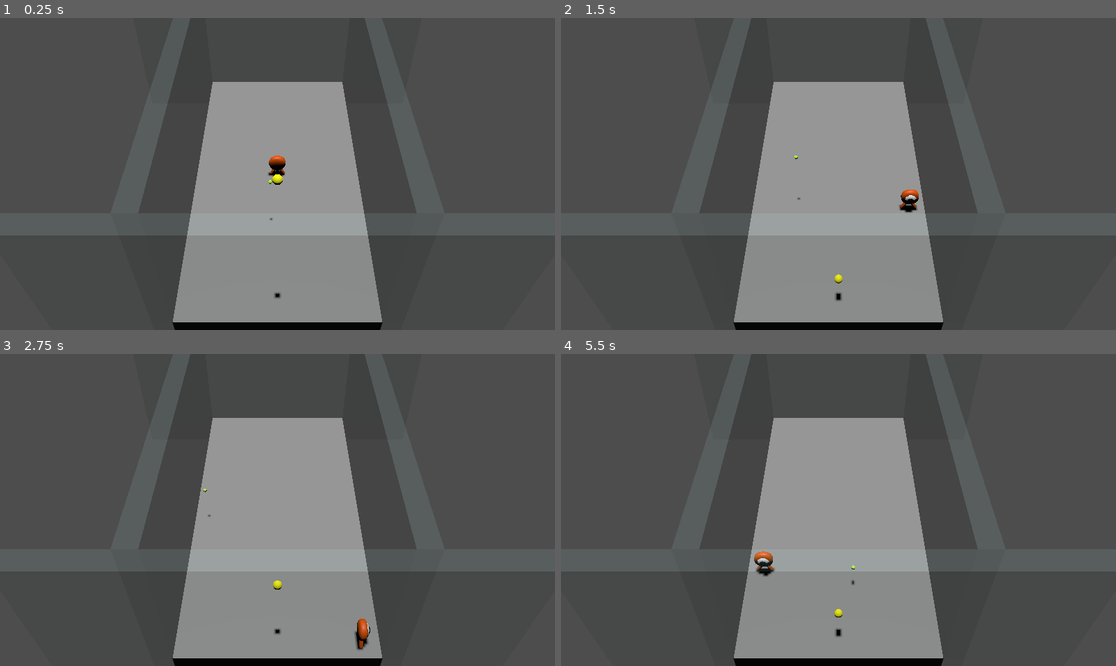
Above: before the commit, frames 1-4 (two rows, left to right).
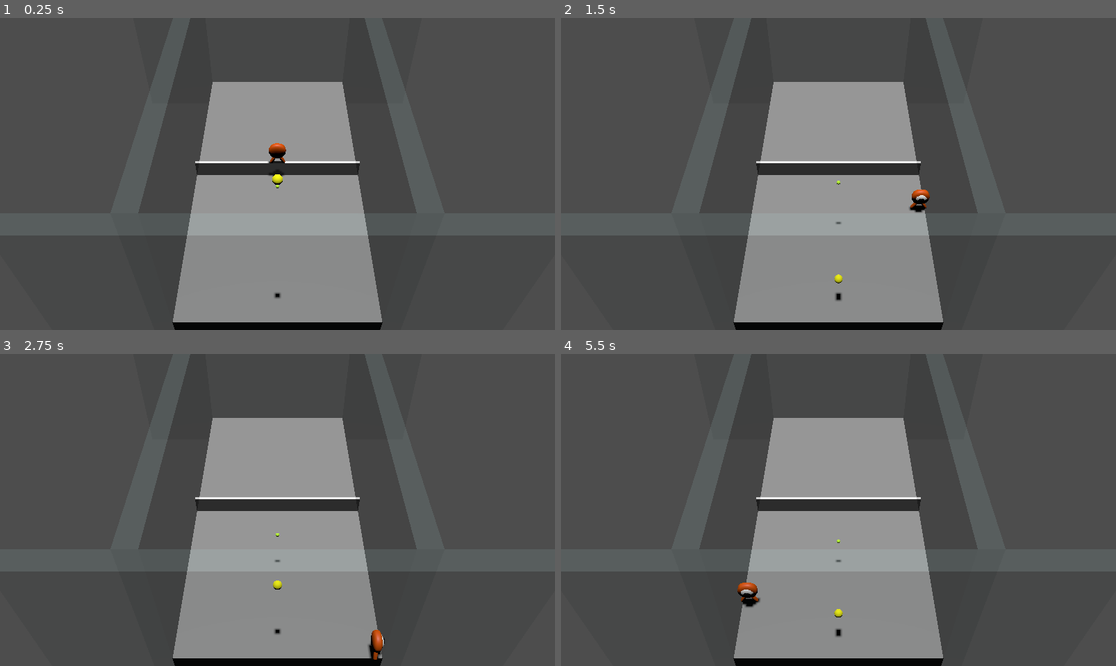
Above: after the commit, the same moments.

Repository: nicolassantibanez/padel-arcade
Game: Godot game, scene res://main.tscn
Two runs of this game, one before a commit and one after it. Both use one fixed random seed, a clock stepped at 60 frames per second and the inputs below.
Inputs:
- Up to frame 1 (0.25 s): no input
- Up to frame 2 (1.5 s): hold Right (move_right) 0.53-1.28 s; tap Enter at 1.25 s; hold Down (move_back) from 1.28 s (still down)
- Up to frame 3 (2.75 s): release Down (move_back) at 2.03 s; hold Right (move_right) from 2.03 s (still down)
- Up to frame 4 (5.5 s): tap Space at 2.75 s; release Right (move_right) at 2.78 s; hold Up (move_forward) 2.78-3.53 s; hold Left (move_left) 3.53-5.03 s; tap Enter at 5 s; hold Down (move_back) from 5.03 s (still down)

The runs differ from the first frame. In frame 1, 1.4% of the frame differs, in the area x 35-65%, y 40-65%; in frame 2, 1.6%; in frame 3, 1.7%; in frame 4, 1.8%, in the area x 31-65%, y 45-82%.

Commit message:
wip: ball thrower

Diff:
--- a/ball.gd
+++ b/ball.gd
@@ -13,10 +13,10 @@
 	pass # Replace with function body.
 
 func _physics_process(delta):
-	if direction == Vector3.ZERO:
-		var rand_angle = randf() * PI
-		# direction = Vector3(0, 1, -1).rotated(Vector3.UP, rand_angle - rand_angle / 2)
-		direction = Vector3.FORWARD.rotated(Vector3.UP, rand_angle - rand_angle / 2)
+	if direction != Vector3.ZERO:
+		# var rand_angle = randf() * PI
+		# # direction = Vector3(0, 1, -1).rotated(Vector3.UP, rand_angle - rand_angle / 2)
+		# direction = Vector3.FORWARD.rotated(Vector3.UP, rand_angle - rand_angle / 2)
 		target_velocity = direction * speed
 	# var motion = speed * direction * delta
 
--- /dev/null
+++ b/ball_thrower.gd
@@ -0,0 +1,13 @@
+extends StaticBody3D
+
+
+var ball_scene: Resource = preload("res://ball_thrower.tscn")
+
+# Called when the node enters the scene tree for the first time.
+func _ready():
+	pass # Replace with function body.
+
+
+# Called every frame. 'delta' is the elapsed time since the previous frame.
+func _process(delta):
+	pass
--- /dev/null
+++ b/ball_thrower.tscn
@@ -0,0 +1,40 @@
+[gd_scene load_steps=7 format=3 uid="uid://dg7kca4v4jeq8"]
+
+[ext_resource type="Script" path="res://ball_thrower.gd" id="1_iesqs"]
+
+[sub_resource type="BoxShape3D" id="BoxShape3D_il2gy"]
+size = Vector3(1, 1.50195, 1.47998)
+
+[sub_resource type="StandardMaterial3D" id="StandardMaterial3D_p53py"]
+albedo_color = Color(0.235294, 0.235294, 0.235294, 1)
+
+[sub_resource type="CylinderMesh" id="CylinderMesh_phsd4"]
+material = SubResource("StandardMaterial3D_p53py")
+top_radius = 0.2
+bottom_radius = 0.2
+height = 1.5
+
+[sub_resource type="StandardMaterial3D" id="StandardMaterial3D_quwqd"]
+albedo_color = Color(0.811765, 0.407843, 0.145098, 1)
+
+[sub_resource type="BoxMesh" id="BoxMesh_2gl2n"]
+material = SubResource("StandardMaterial3D_quwqd")
+
+[node name="BallThrower" type="StaticBody3D"]
+script = ExtResource("1_iesqs")
+
+[node name="CollisionShape3D" type="CollisionShape3D" parent="."]
+shape = SubResource("BoxShape3D_il2gy")
+
+[node name="Pivot" type="Node3D" parent="."]
+transform = Transform3D(1, 0, 0, 0, 1, 0, 0, 0, 1, 0, 0, 0.164774)
+
+[node name="Cannon" type="MeshInstance3D" parent="Pivot"]
+transform = Transform3D(1, 0, 0, 0, 0.258819, 0.965926, 0, -0.965926, 0.258819, 0, 0.39375, -0.206471)
+mesh = SubResource("CylinderMesh_phsd4")
+skeleton = NodePath("../..")
+
+[node name="Base" type="MeshInstance3D" parent="Pivot"]
+transform = Transform3D(1, 0, 0, 0, 1, 0, 0, 0, 1, 0, -0.25, 0)
+mesh = SubResource("BoxMesh_2gl2n")
+skeleton = NodePath("../..")
--- a/main.tscn
+++ b/main.tscn
@@ -1,14 +1,17 @@
-[gd_scene load_steps=8 format=3 uid="uid://bgtwx06jb5omh"]
+[gd_scene load_steps=12 format=3 uid="uid://bgtwx06jb5omh"]
 
 [ext_resource type="PackedScene" uid="uid://wje7b75353br" path="res://ballv_2.tscn" id="1_7lfum"]
 [ext_resource type="PackedScene" uid="uid://bxjkarins58op" path="res://player.tscn" id="1_xs617"]
 [ext_resource type="PackedScene" uid="uid://bhrsdylp2ttbm" path="res://ball.tscn" id="2_dby3c"]
 
-[sub_resource type="BoxShape3D" id="BoxShape3D_dlwry"]
+[sub_resource type="BoxShape3D" id="BoxShape3D_pvtli"]
 size = Vector3(10, 2, 20)
 
 [sub_resource type="BoxMesh" id="BoxMesh_5hvn4"]
 size = Vector3(10, 2, 20)
+
+[sub_resource type="BoxShape3D" id="BoxShape3D_dlwry"]
+size = Vector3(10, 1, 20)
 
 [sub_resource type="StandardMaterial3D" id="StandardMaterial3D_n0t8i"]
 transparency = 1
@@ -18,13 +21,24 @@
 material = SubResource("StandardMaterial3D_n0t8i")
 size = Vector3(10, 1, 20)
 
+[sub_resource type="BoxShape3D" id="BoxShape3D_7q12n"]
+size = Vector3(10, 1, 0.2)
+
+[sub_resource type="StandardMaterial3D" id="StandardMaterial3D_j4vuu"]
+transparency = 1
+albedo_color = Color(1, 1, 1, 0.847059)
+
+[sub_resource type="BoxMesh" id="BoxMesh_1isxm"]
+material = SubResource("StandardMaterial3D_j4vuu")
+size = Vector3(10, 1, 0.2)
+
 [node name="Main" type="Node"]
 
 [node name="Ground" type="StaticBody3D" parent="."]
 transform = Transform3D(1, 0, 0, 0, 1, 0, 0, 0, 1, 0, -1, 0)
 
 [node name="CollisionShape3D" type="CollisionShape3D" parent="Ground"]
-shape = SubResource("BoxShape3D_dlwry")
+shape = SubResource("BoxShape3D_pvtli")
 
 [node name="MeshInstance3D" type="MeshInstance3D" parent="Ground"]
 mesh = SubResource("BoxMesh_5hvn4")
@@ -87,3 +101,12 @@
 
 [node name="Ballv2" parent="." instance=ExtResource("1_7lfum")]
 transform = Transform3D(1, 0, 0, 0, 1, 0, 0, 0, 1, 0, 3.41916, 4)
+
+[node name="Net" type="StaticBody3D" parent="."]
+transform = Transform3D(1, 0, 0, 0, 1, 0, 0, 0, 1, 0, 0.5, 0)
+
+[node name="CollisionShape3D" type="CollisionShape3D" parent="Net"]
+shape = SubResource("BoxShape3D_7q12n")
+
+[node name="MeshInstance3D" type="MeshInstance3D" parent="Net"]
+mesh = SubResource("BoxMesh_1isxm")
--- a/player.tscn
+++ b/player.tscn
@@ -4,13 +4,13 @@
 [ext_resource type="PackedScene" uid="uid://co3vt4erby6w6" path="res://art/player.glb" id="1_knvrf"]
 
 [sub_resource type="SphereShape3D" id="SphereShape3D_vioid"]
-radius = 0.9
+radius = 0.7
 
 [node name="Player" type="CharacterBody3D"]
 script = ExtResource("1_0kv5k")
 
 [node name="Pivot" type="Node3D" parent="."]
-transform = Transform3D(1, -3.48787e-16, 3.48787e-16, 3.48787e-16, 1, -3.48787e-16, -3.48787e-16, 3.48787e-16, 1, 0, 1, 0)
+transform = Transform3D(1, -3.48787e-16, 3.48787e-16, 3.48787e-16, 1, -3.48787e-16, -3.48787e-16, 3.48787e-16, 1, 0, 1.2, 0)
 
 [node name="Character" parent="Pivot" instance=ExtResource("1_knvrf")]
 transform = Transform3D(-1, -8.74228e-08, 3.82137e-15, -1.5246e-23, -4.37114e-08, -1, 8.74228e-08, -1, 4.37114e-08, 0, 0, 0)
--- a/project.godot
+++ b/project.godot
@@ -12,7 +12,7 @@
 
 config/name="padel-arcade"
 run/main_scene="res://main.tscn"
-config/features=PackedStringArray("4.1", "GL Compatibility")
+config/features=PackedStringArray("4.2", "GL Compatibility")
 config/icon="res://icon.svg"
 
 [display]
Not shown, changed: art/mob.glb.import
Not shown, changed: art/player.glb.import
Not shown, changed: .gitignore
